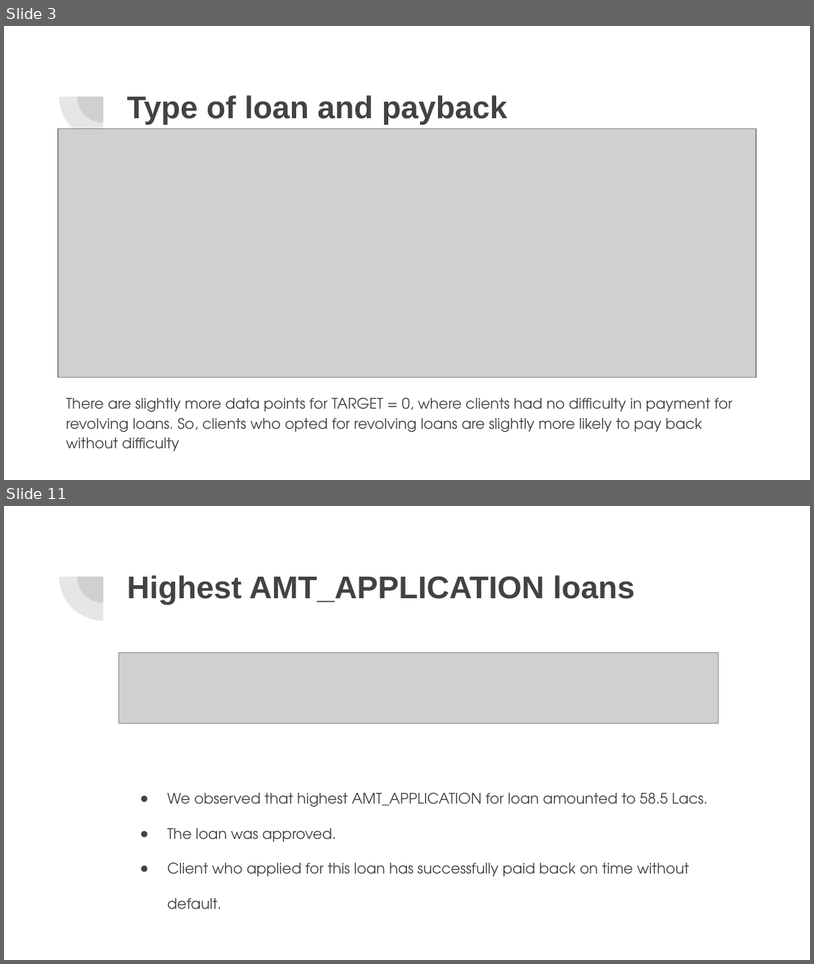
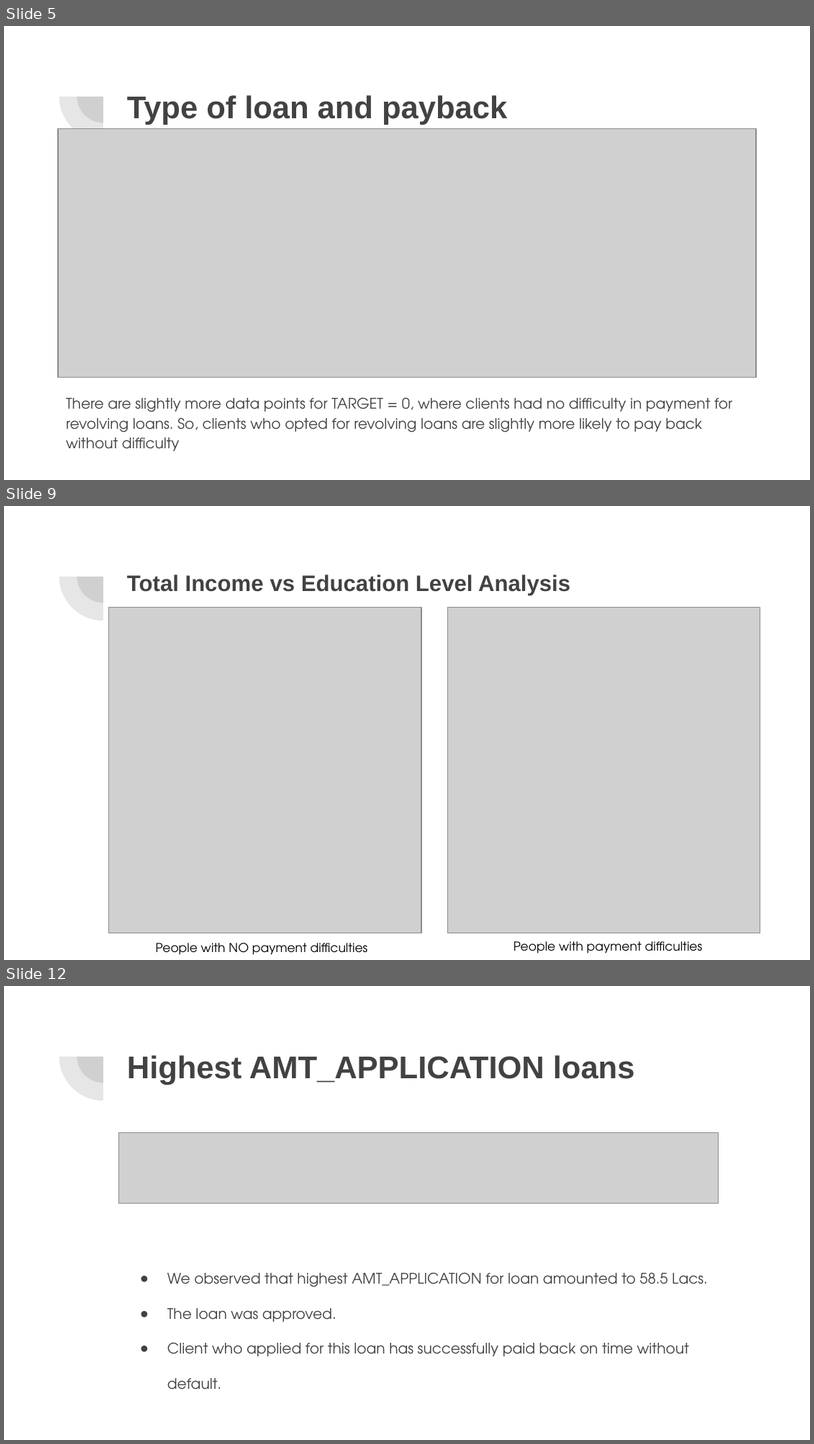
Before and after one commit to acamit/DataScience, a slide deck: Exploratory Data Analysis/Case Study/EDA Case Study -Bank Loan.pptx. Shown one above the other, each under a label of ours: slides 3 and 11 before the commit, slides 5, 9 and 12 after it; the slides between them are not shown. The pictures are 814x964 and 814x1444 pixels, drawn with LibreOffice and Linux fonts; fonts in the diff are those of the drawing; grey boxes stand for pictures. Boxes give left, top, right and bottom in pixels: in the first picture for what was removed or moved away, otherwise in the second. Text is boxed around its words. In the diff, an @@ line names an element or a change of style, - is before the commit and + after.

```diff
--- a/Exploratory Data Analysis/Case Study/EDA Case Study -Bank Loan.pptx
+++ b/Exploratory Data Analysis/Case Study/EDA Case Study -Bank Loan.pptx
@@ slide 9 added at bbox=[4, 506, 810, 960], background #FFFFFF; not listed: 2 template elements that a slide beside it also shows @@
@@ title added at bbox=[127, 574, 571, 596], 20 pt, text #424242, bold @@
+Total Income vs Education Level Analysis
@@ picture added at bbox=[109, 607, 422, 932] @@
@@ picture added at bbox=[448, 607, 761, 932] @@
@@ text added at bbox=[156, 942, 368, 955], 11 pt, text #000000 @@
+People with NO payment difficulties
@@ text added at bbox=[514, 941, 703, 953], 11 pt, text #000000 @@
+People with payment difficulties
@@ what was slide 3 is now slide 5 @@
@@ what was slide 11 is now slide 12 @@
```
Also in this commit, not shown: 5 slides changed, 3 other slides added, 3 slides removed, 1 other file.
